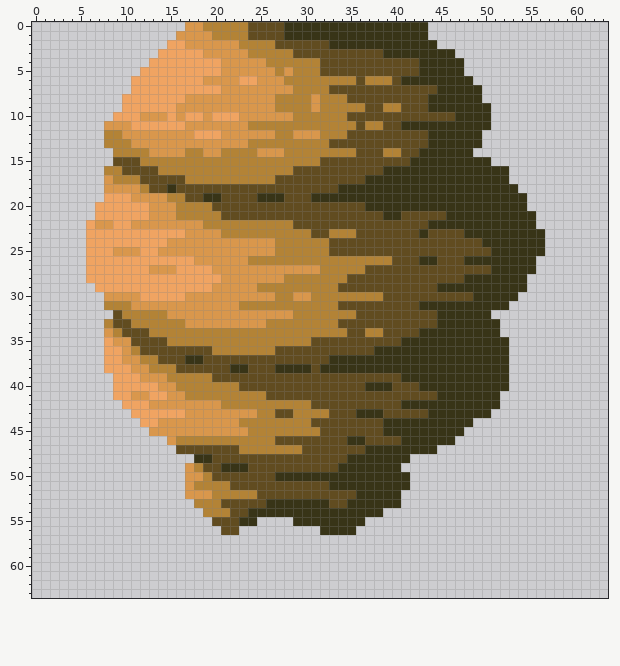
Pixel-art file -- TrappedInside/Drawings/hornet-nest.aseprite. Above is the file before it was changed.
64x64 pixels, 1 frame.
Now the later version:
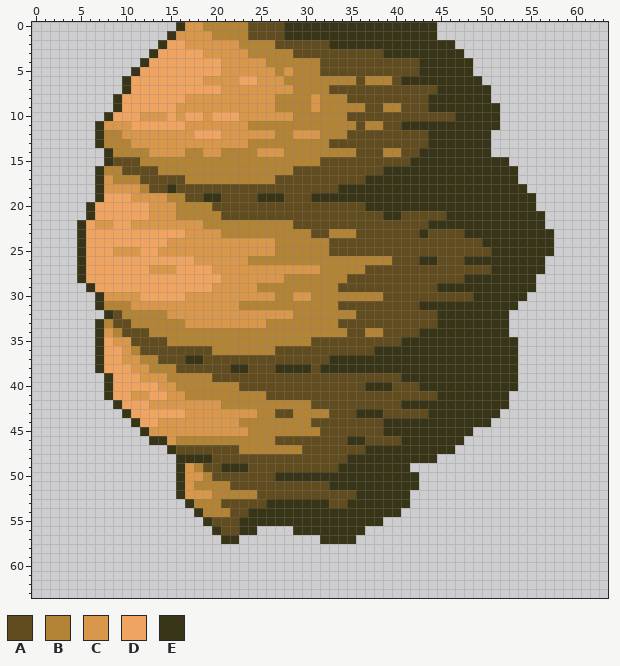
Palette (. is transparent): A #614c20  B #b38336  C #d9974c  D #f0a462  E #383417
From old to new:
Colour E now appears in row 0 at x 16 and 44; in row 1 at x 15 and 44; in row 2 at x 14 and 45 to 46; in row 3 at x 13 and 47; in row 4 at x 12 and 48; in row 5 at x 11 and 48.
Colour E now appears in row 6 at x 10 and 49; in row 7 at x 10 and 50; in row 8 at x 9 and 50; in row 9 at x 9 and 51; in row 10 at x 8 and 51; in row 11 at x 7 and 51.
Colour E now appears in rows 12 to 13 at x 7 and 50; in row 14 at x 8 and 49 to 50; in row 15 at x 8 and 51 to 52; in rows 16 to 17 at x 7 and 53; in row 18 at x 7 and 54; in row 19 at x 7 and 55.
Colour E now appears in row 20 at x 6 and 55; in row 21 at x 6 and 56; in row 22 at x 5 and 56; in rows 23 to 25 at x 5 and 57; in rows 26 to 27 at x 5 and 56; in row 28 at x 5 and 55.
Colour E now appears in row 29 at x 6 and 55; in row 30 at x 7 and 54; in row 31 at x 7 and 53; in row 32 at x 8 and 51 to 52; in rows 33 to 34 at x 7 and 52; in rows 35 to 38 at x 7 and 53.
Colour E now appears in rows 39 to 40 at x 8 and 53; in row 41 at x 8 and 52; in row 42 at x 9 and 52; in row 43 at x 10 and 51; in row 44 at x 11 and 49 to 50; in row 45 at x 12 and 48.
Colour E now appears in row 46 at x 13 to 14 and 47; in row 47 at x 15 and 45 to 46; in row 48 at x 16 to 17 and 42 to 44; in row 49 at x 16 and 41; in rows 50 to 51 at x 16 and 42; in row 52 at x 16 and 41.
Colour E now appears in row 53 at x 17 and 41; in row 54 at x 18 and 39 to 40; in row 55 at x 19, 25 to 28 and 37 to 38; in row 56 at x 20, 23 to 24, 29 to 31 and 36; in row 57 at x 21 to 22 and 32 to 35.
Changed places in both pictures, as pixel boxes (x1, y1, x2, y2):
added: (77, 22, 554, 544)
